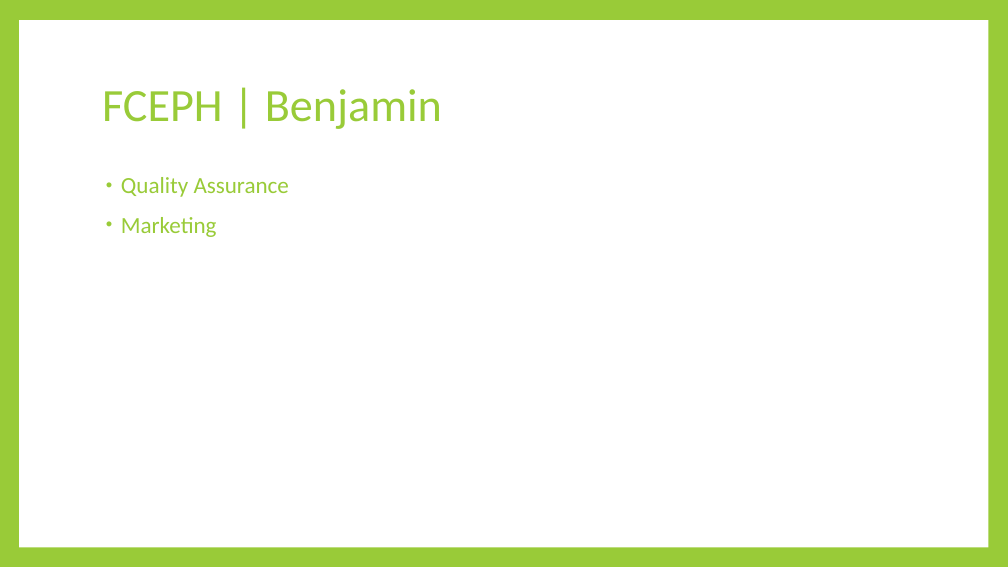
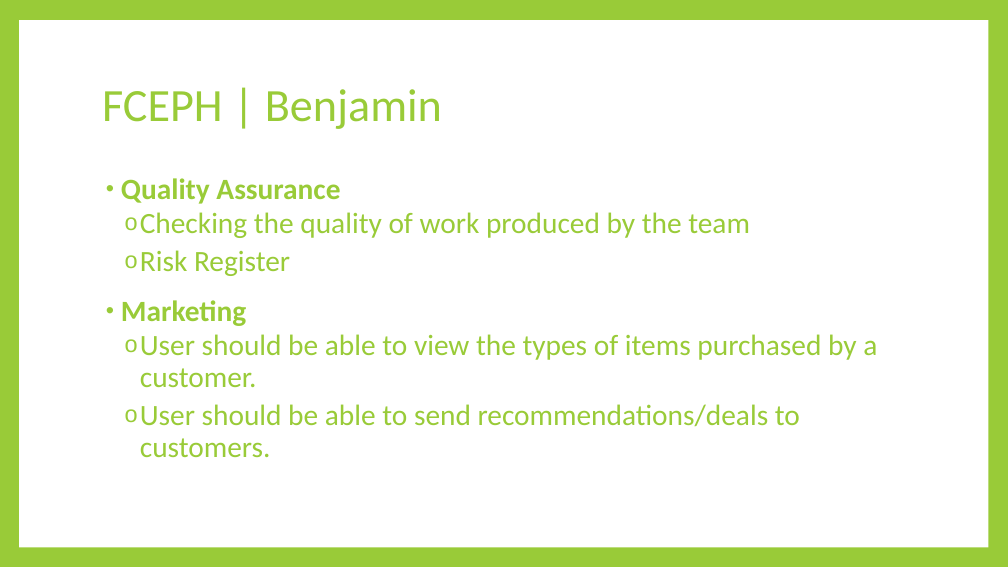
Before and after one commit to AKLBeast/AKLbeast-, a slide deck: slide 11 of Documentation/Group 3 -FCEPH Final.pptx. Drawn at 1008x567 pixels with LibreOffice and Linux fonts; fonts in the diff are those of the drawing. Boxes give left, top, right and bottom in pixels: in the first picture for what was removed or moved away, otherwise in the second. Text is boxed around its words. In the diff, an @@ line names an element or a change of style, - is before the commit and + after.

```diff
--- a/Documentation/Group 3 -FCEPH Final.pptx
+++ b/Documentation/Group 3 -FCEPH Final.pptx
@@ text at bbox=[121, 178, 340, 326]: size 22 to 28 pt, bold on in "Quality Assurance", "Marketing" @@
@@ text at bbox=[140, 212, 750, 276]: paragraphs added @@
+  o Checking the quality of work produced by the team
+  o Risk Register
@@ text at bbox=[140, 334, 877, 457]: paragraphs added @@
+  o User should be able to view the types of items purchased by a customer.
+  o User should be able to send recommendations/deals to customers.
```
Also in this commit, not shown: 6 other slides changed, 1 slide added, 1 slide removed.
